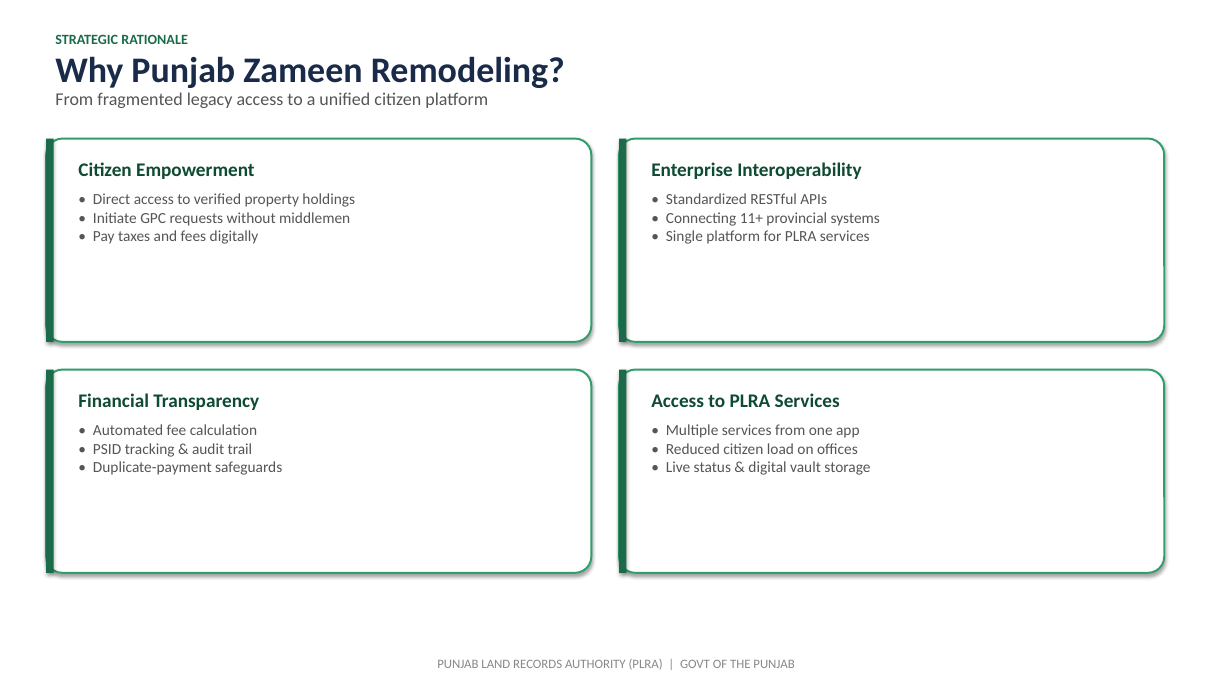
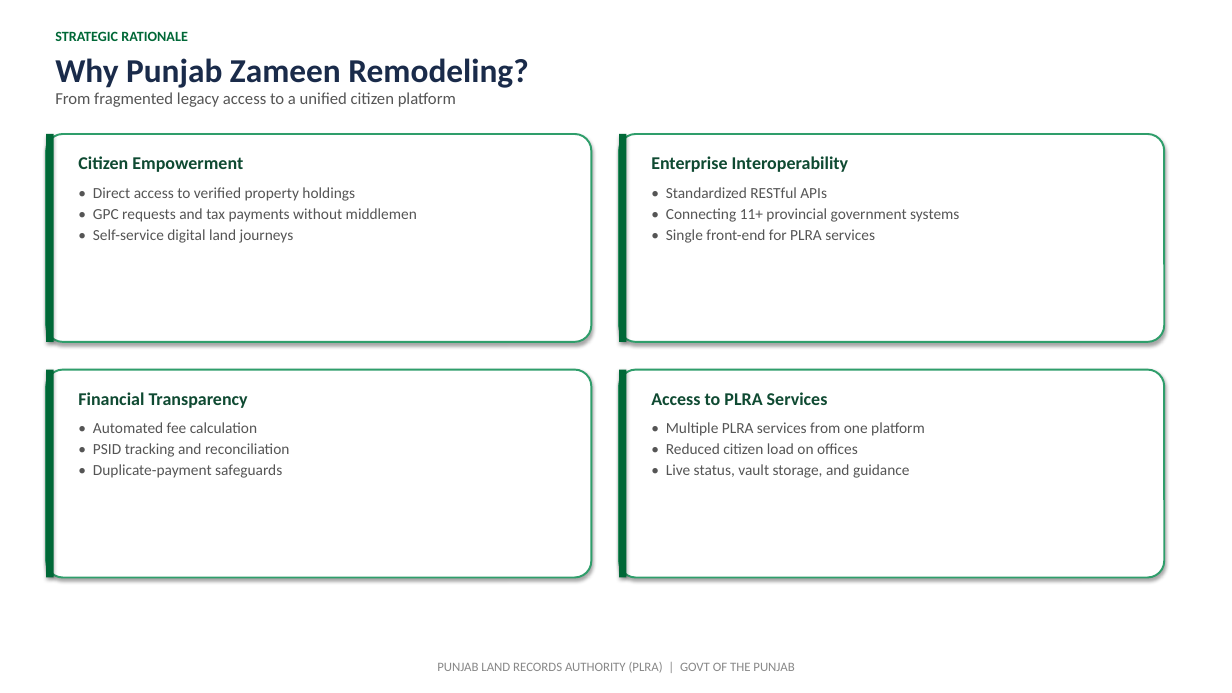
Before and after one commit to GulraizAhmed/GulraizAhmed, a slide deck: slide 3 of Punjab_Zameen_Application.pptx. Drawn at 1232x693 pixels with LibreOffice and Linux fonts; fonts in the diff are those of the drawing. Boxes give left, top, right and bottom in pixels: in the first picture for what was removed or moved away, otherwise in the second. Text is boxed around its words. In the diff, an @@ line names an element or a change of style, - is before the commit and + after.

```diff
--- a/Punjab_Zameen_Application.pptx
+++ b/Punjab_Zameen_Application.pptx
@@ text "STRATEGIC RATIONALE" at (x1=55, y1=31, x2=188, y2=41): text colour #1B6B4A to #006837; more space between paragraphs @@
@@ text "Why Punjab Zameen Remodeling?" at (x1=55, y1=58, x2=528, y2=88): size 28 to 26 pt; more space between paragraphs @@
@@ text "From fragmented legacy access to ..." at (x1=55, y1=92, x2=456, y2=107): size 14 to 13 pt; more space between paragraphs @@
@@ rounded rectangle resized from (x1=46, y1=139, x2=592, y2=342) to (x1=46, y1=134, x2=592, y2=342) @@
@@ rectangle resized from (x1=46, y1=139, x2=54, y2=342) to (x1=46, y1=134, x2=54, y2=342) @@
@@ rounded rectangle resized from (x1=619, y1=139, x2=1165, y2=342) to (x1=619, y1=134, x2=1165, y2=342) @@
@@ rectangle resized from (x1=619, y1=139, x2=627, y2=342) to (x1=619, y1=134, x2=627, y2=342) @@
@@ size 15 to 14 pt; more space between paragraphs in 4 elements at (x1=78, y1=392, x2=248, y2=408), (x1=651, y1=392, x2=828, y2=405), (x1=78, y1=156, x2=243, y2=172), (x1=651, y1=156, x2=848, y2=172) @@
@@ text at (x1=93, y1=208, x2=417, y2=243): text changed @@
-• Initiate GPC requests without middlemen
-• Pay taxes and fees digitally
+• GPC requests and tax payments without middlemen
+• Self-service digital land journeys
@@ text at (x1=93, y1=187, x2=355, y2=201): more space between paragraphs @@
@@ text at (x1=666, y1=208, x2=959, y2=243): text changed @@
-• Connecting 11+ provincial systems
-• Single platform for PLRA services
+• Connecting 11+ provincial government systems
+• Single front-end for PLRA services
@@ text at (x1=666, y1=187, x2=827, y2=198): more space between paragraphs @@
@@ rounded rectangle resized from (x1=46, y1=370, x2=592, y2=573) to (x1=46, y1=370, x2=592, y2=578) @@
@@ rectangle resized from (x1=46, y1=370, x2=54, y2=573) to (x1=46, y1=370, x2=54, y2=578) @@
@@ rounded rectangle resized from (x1=619, y1=370, x2=1165, y2=573) to (x1=619, y1=370, x2=1165, y2=578) @@
@@ fill #1B6B4A to #006837 in 4 elements at (x1=46, y1=134, x2=54, y2=342), (x1=619, y1=134, x2=627, y2=342), (x1=46, y1=370, x2=54, y2=578), (x1=619, y1=370, x2=627, y2=578) @@
@@ rectangle resized from (x1=619, y1=370, x2=627, y2=573) to (x1=619, y1=370, x2=627, y2=578) @@
@@ text at (x1=93, y1=443, x2=289, y2=457): text changed @@
-• PSID tracking & audit trail
+• PSID tracking and reconciliation
@@ text at (x1=93, y1=422, x2=282, y2=478): more space between paragraphs @@
@@ text at (x1=666, y1=422, x2=925, y2=436): text changed @@
-• Multiple services from one app
+• Multiple PLRA services from one platform
@@ text at (x1=666, y1=464, x2=909, y2=478): text changed @@
-• Live status & digital vault storage
+• Live status, vault storage, and guidance
@@ text "PUNJAB LAND RECORDS AUTHORITY (PLRA) ..." at (x1=437, y1=662, x2=794, y2=673): more space between paragraphs @@
```
Also in this commit, not shown: 16 other slides changed, 7 slides added, 7 slides removed, 2 other files.
